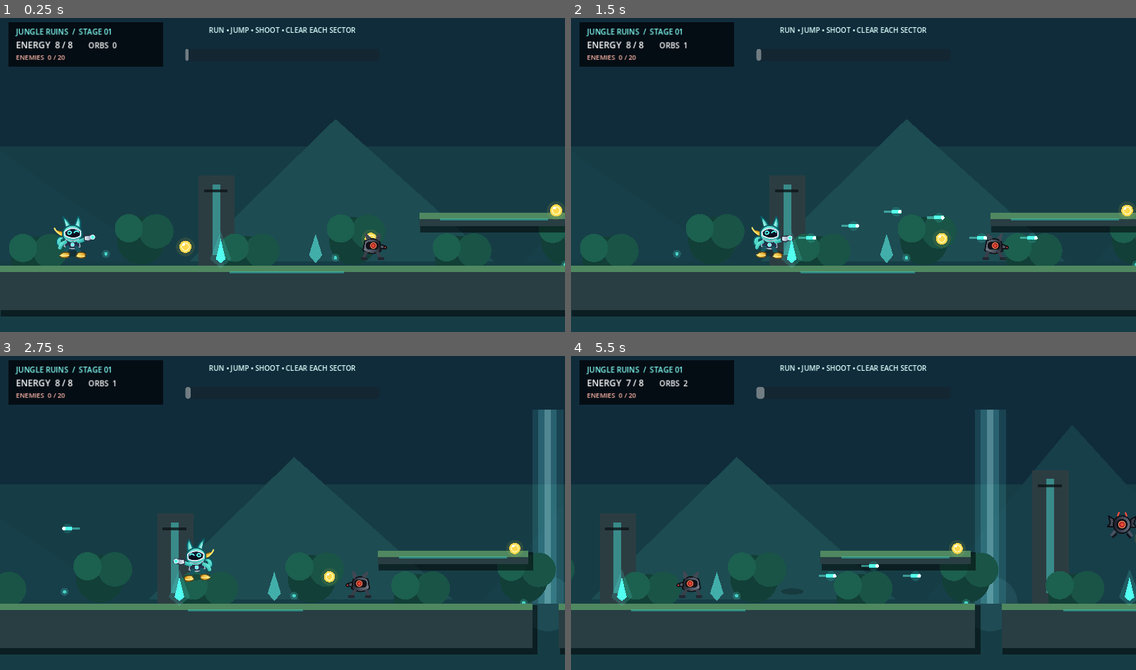
Above: before the commit, frames 1-4 (two rows, left to right).
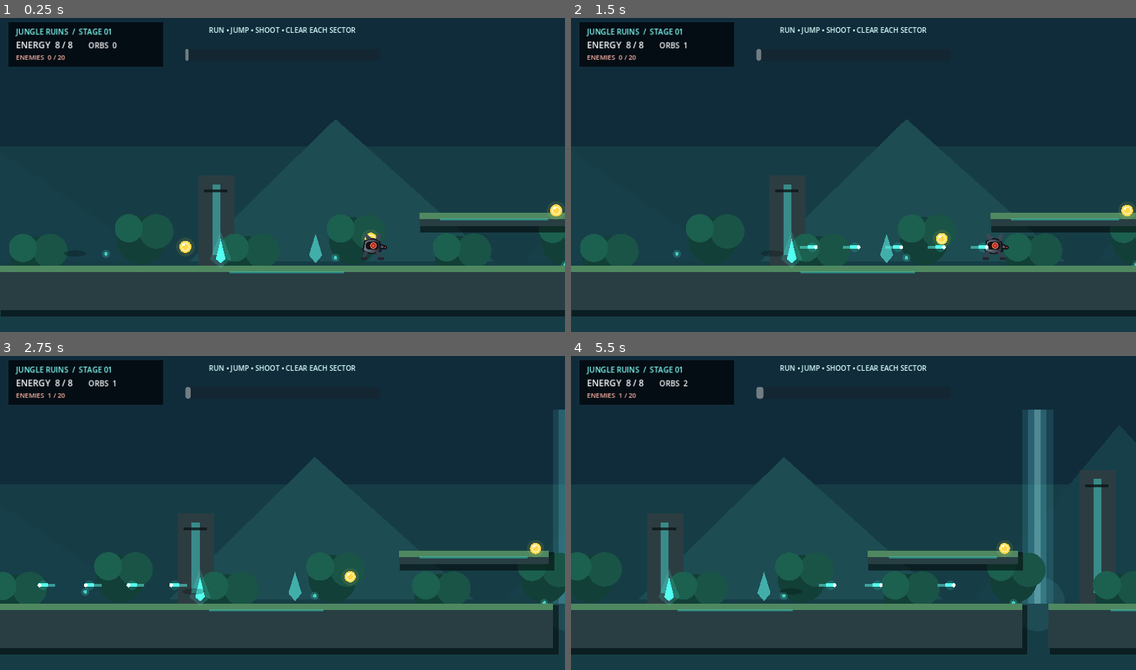
Above: after the commit, the same moments.

Repository: ilia55555/game-2D
Game: Godot game, scene res://scenes/main.tscn
The game is run twice, just before and just after one commit, with the same random seed, the same clock (stepped at 60 frames per second) and the same inputs.
Inputs:
- Up to frame 1 (0.25 s): no input
- Up to frame 2 (1.5 s): hold J 0.53-1.28 s; hold D from 0.53 s (still down); tap Space at 0.77, 1.07 s; tap K at 0.8, 1.35 s
- Up to frame 3 (2.75 s): tap Space at 1.52, 1.55, 1.82 s; release D at 2.03 s; hold A from 2.03 s (still down); hold Space from 2.03 s (still down); tap J at 2.3 s
- Up to frame 4 (5.5 s): release A at 2.78 s; release Space at 2.78 s; hold D 2.78-4.28 s; tap J at 2.85, 4.55 s; tap Space at 3.02, 3.32, 3.77, 3.8, 4.07, 4.52, 4.82 s; tap K at 3.05, 5.3 s; hold K 3.53-4.28 s; hold A 4.28-5.03 s; tap Shift at 4.35 s; hold D from 5.03 s (still down); hold J from 5.03 s (still down)

The runs differ from the first frame. In frame 1, 0.4% of the frame differs, in the area x 9-17%, y 62-77%; in frame 2, 1.0%; in frame 3, 6.8%; in frame 4, 12%, in the area x 0-100%, y 7-96%.

Commit message:
اصلاح کنترل‌ها، نشستن و شلیک زمینی

Diff:
--- a/scripts/player.gd
+++ b/scripts/player.gd
@@ -36,6 +36,8 @@
 var spawn_position := Vector2.ZERO
 var bullet_scene_owner: Node = null
 var sprite: Sprite2D
+var collision_node: CollisionShape2D
+var crouching := false
 
 func _ready() -> void:
 	add_to_group("player")
@@ -44,17 +46,17 @@
 	collision_mask = 2 | 4
 	floor_snap_length = 8.0
 
-	var shape_node := CollisionShape2D.new()
+	collision_node = CollisionShape2D.new()
 	var capsule := CapsuleShape2D.new()
 	capsule.radius = 17.0
 	capsule.height = 64.0
-	shape_node.shape = capsule
-	shape_node.position = Vector2(0, -4)
-	add_child(shape_node)
+	collision_node.shape = capsule
+	collision_node.position = Vector2(0, -4)
+	add_child(collision_node)
 
 	sprite = Sprite2D.new()
-	sprite.texture = load("res://assets/characters/hero.svg")
-	sprite.scale = Vector2(0.58, 0.58)
+	sprite.texture = load("res://assets/characters/hero.png")
+	sprite.scale = Vector2(0.78, 0.78)
 	sprite.position = Vector2(0, -36)
 	add_child(sprite)
 
@@ -100,8 +102,12 @@
 	var left := Input.is_key_pressed(KEY_A) or Input.is_key_pressed(KEY_LEFT) or touch_left
 	var right := Input.is_key_pressed(KEY_D) or Input.is_key_pressed(KEY_RIGHT) or touch_right
 	var run_pressed := Input.is_key_pressed(KEY_SHIFT) or touch_run
+	var crouch_pressed := Input.is_key_pressed(KEY_S) or Input.is_key_pressed(KEY_DOWN)
+	crouching = crouch_pressed and is_on_floor()
+	update_crouch_state()
+
 	var direction := float(int(right) - int(left))
-	var target_speed := direction * (RUN_SPEED if run_pressed else WALK_SPEED)
+	var target_speed := direction * (135.0 if crouching else (RUN_SPEED if run_pressed else WALK_SPEED))
 	var accel := ACCELERATION if is_on_floor() else AIR_ACCELERATION
 
 	if direction != 0.0:
@@ -110,7 +116,7 @@
 	else:
 		velocity.x = move_toward(velocity.x, 0.0, FRICTION * delta)
 
-	var keyboard_jump := Input.is_key_pressed(KEY_SPACE) or Input.is_key_pressed(KEY_W) or Input.is_key_pressed(KEY_UP)
+	var keyboard_jump := Input.is_key_pressed(KEY_W) or Input.is_key_pressed(KEY_UP)
 	if (keyboard_jump and not jump_was_pressed) or touch_jump:
 		jump_buffer_timer = JUMP_BUFFER_TIME
 		touch_jump = false
@@ -124,7 +130,7 @@
 		jump_buffer_timer = 0.0
 		coyote_timer = 0.0
 
-	if (Input.is_key_pressed(KEY_J) or Input.is_key_pressed(KEY_K) or touch_shoot) and shoot_timer <= 0.0:
+	if (Input.is_key_pressed(KEY_SPACE) or Input.is_key_pressed(KEY_J) or Input.is_key_pressed(KEY_K) or touch_shoot) and shoot_timer <= 0.0:
 		shoot()
 		shoot_timer = SHOOT_COOLDOWN
 
@@ -136,12 +142,29 @@
 
 func shoot() -> void:
 	if bullet_scene_owner != null and bullet_scene_owner.has_method("spawn_bullet"):
-		bullet_scene_owner.call("spawn_bullet", global_position + Vector2(35.0 * facing, -35.0), facing)
+		var muzzle_y := 7.0 if crouching else -14.0
+		bullet_scene_owner.call("spawn_bullet", global_position + Vector2(38.0 * facing, muzzle_y), facing)
 		if sprite:
 			var old_scale := sprite.scale
 			sprite.scale = Vector2(old_scale.x * 1.06, old_scale.y * 0.95)
 			var recoil := create_tween()
 			recoil.tween_property(sprite, "scale", old_scale, 0.08)
+
+func update_crouch_state() -> void:
+	if collision_node == null or sprite == null:
+		return
+	var capsule := collision_node.shape as CapsuleShape2D
+	if capsule == null:
+		return
+	if crouching:
+		capsule.height = 42.0
+		collision_node.position.y = 7.0
+		sprite.position.y = -20.0
+		sprite.scale = Vector2(0.82, 0.60)
+	else:
+		capsule.height = 64.0
+		collision_node.position.y = -4.0
+		sprite.scale = Vector2(0.78, 0.78)
 
 func take_damage(amount: int, source_x: float = 0.0) -> void:
 	if invulnerability_timer > 0.0:
